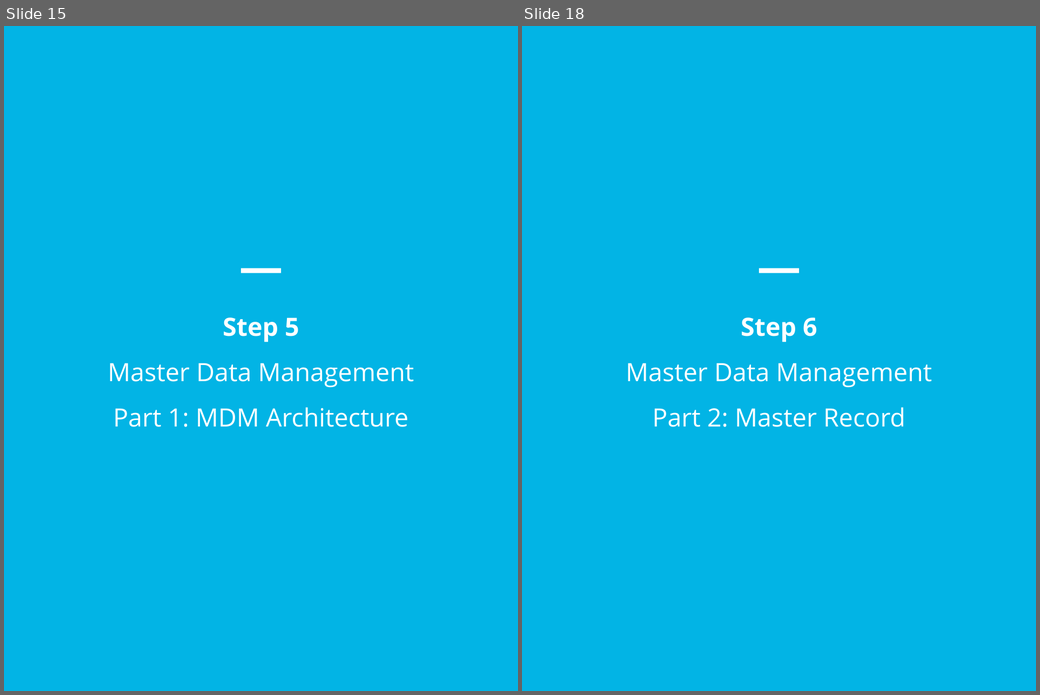
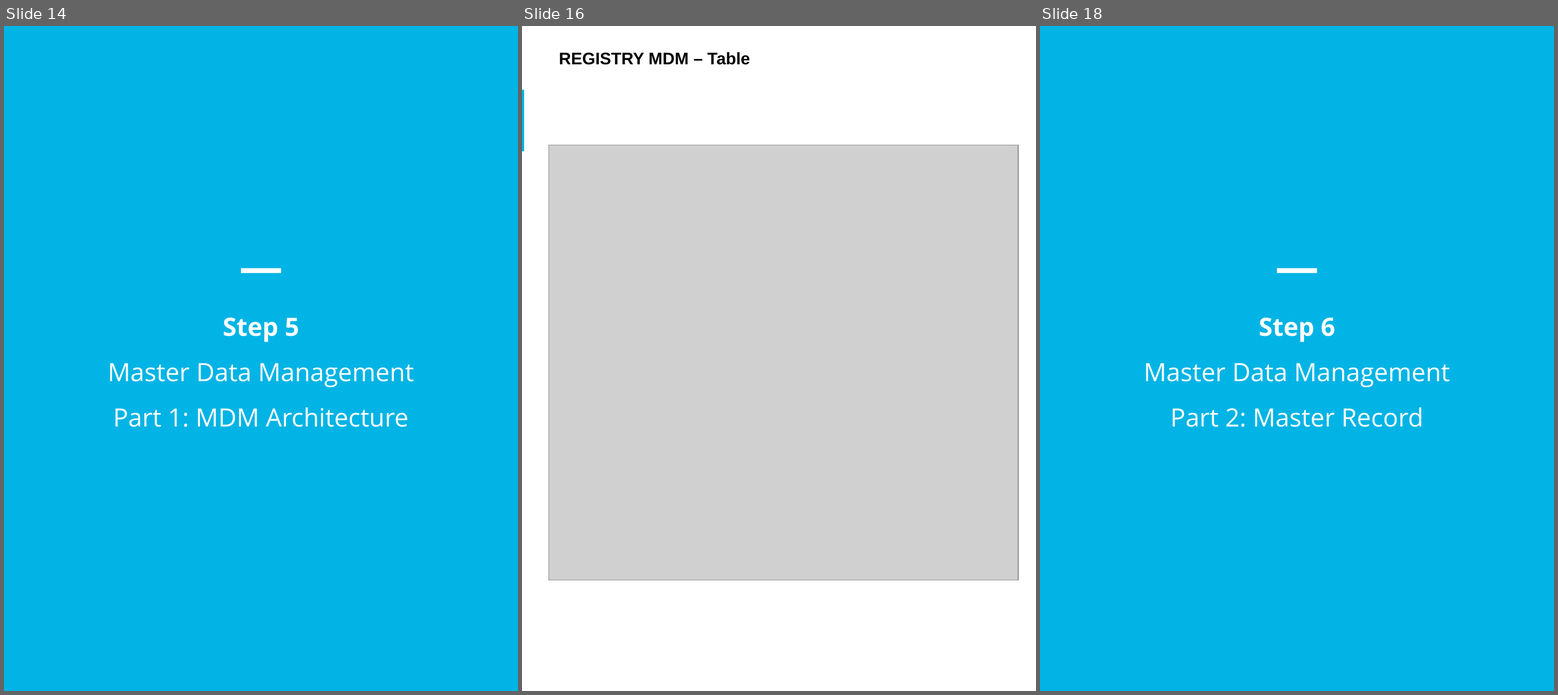
Before and after one commit to hereiamken/Udacity-Data-Architect, a slide deck: data-governance-at-sneaker-park/starter-template.pptx. Shown side by side, each under a label of ours: slides 15 and 18 before the commit, slides 14, 16 and 18 after it; the slides between them are not shown. The pictures are 1040x695 and 1558x695 pixels, drawn with LibreOffice and Linux fonts; fonts in the diff are those of the drawing; grey boxes stand for pictures. Boxes give left, top, right and bottom in pixels: in the first picture for what was removed or moved away, otherwise in the second. Text is boxed around its words. In the diff, an @@ line names an element or a change of style, - is before the commit and + after.

```diff
--- a/data-governance-at-sneaker-park/starter-template.pptx
+++ b/data-governance-at-sneaker-park/starter-template.pptx
@@ slide 16 added at <box>522,26,1036,691</box>, background #FFFFFF @@
@@ text added at <box>559,52,750,65</box>, 20 pt, text #000000, bold @@
+REGISTRY MDM – Table
@@ rectangle added at <box>522,90,524,151</box>, fill #02B4E5 @@
@@ picture added at <box>548,145,1018,581</box> @@
@@ what was slide 15 is now slide 14 @@
```
Also in this commit, not shown: 6 slides changed, 2 other slides added, 5 slides removed, 8 other files.
